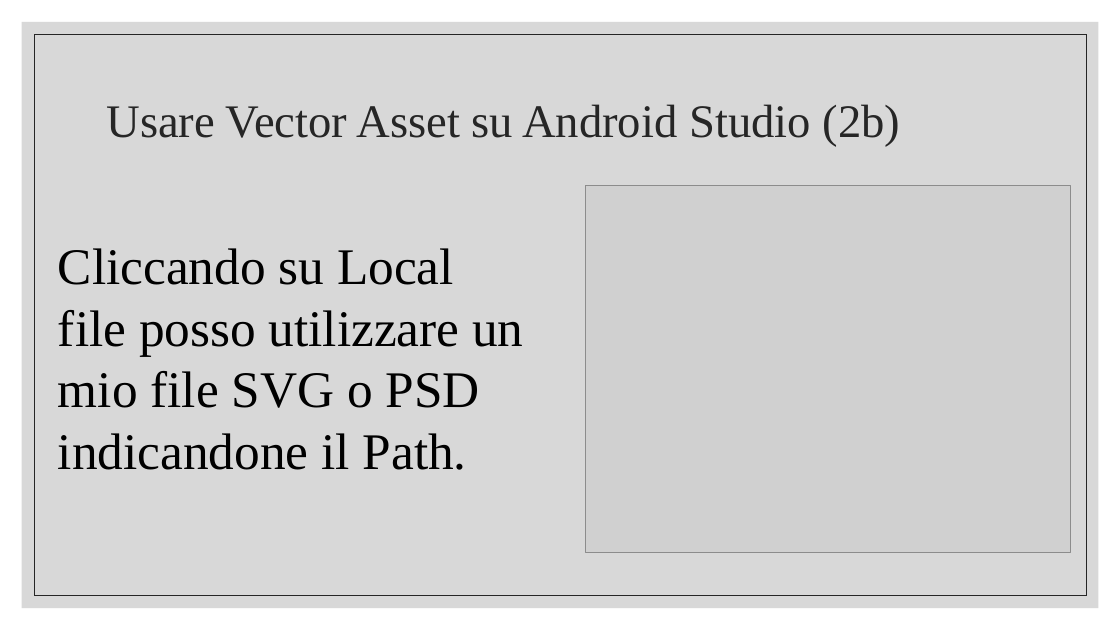
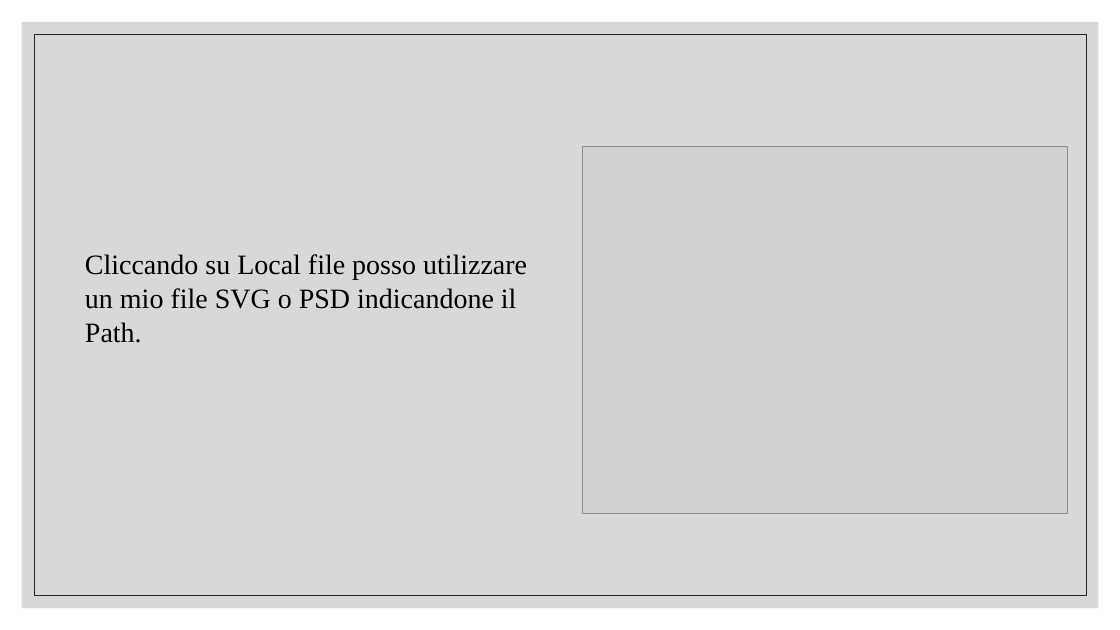
Before and after one commit to tizianotaglienti/Colleghi-Ristretti, a slide deck: slide 27 of Vector asset studio.pptx (slide 15 before the commit). Drawn at 1120x630 pixels with LibreOffice and Linux fonts; fonts in the diff are those of the drawing; grey boxes stand for pictures. Boxes give left, top, right and bottom in pixels: in the first picture for what was removed or moved away, otherwise in the second. Text is boxed around its words. In the diff, an @@ line names an element or a change of style, - is before the commit and + after.

```diff
--- a/Vector asset studio.pptx
+++ b/Vector asset studio.pptx
@@ title removed at <box>106,104,901,147</box> @@
-Usare Vector Asset su Android Studio (2b)
@@ picture: place and size @@
-picture at <box>586,185,1070,553</box>
+picture at <box>582,146,1067,514</box>
@@ text "Cliccando su Local file posso ...": place and size @@
-text "Cliccando su Local file posso ..." at <box>58,248,523,470</box>
+text "Cliccando su Local file posso ..." at <box>85,254,527,343</box>
@@ text "Cliccando su Local file posso ..." at <box>85,254,527,343</box>: size 44 to 24 pt @@
```
Also in this commit, not shown: 3 other slides changed, 12 slides added, 1 other file.
